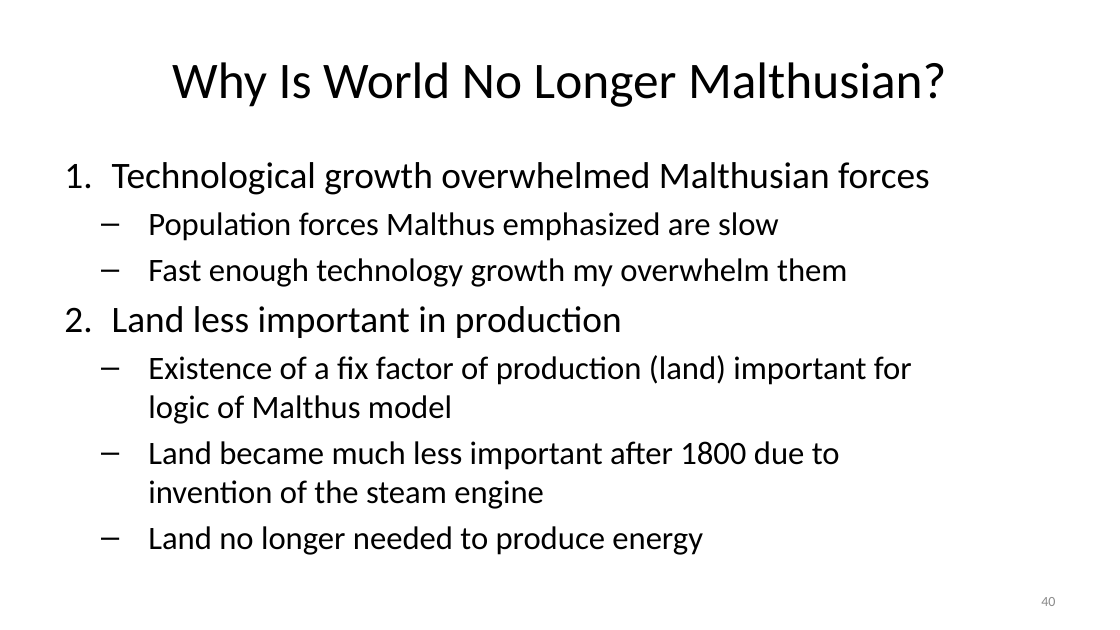
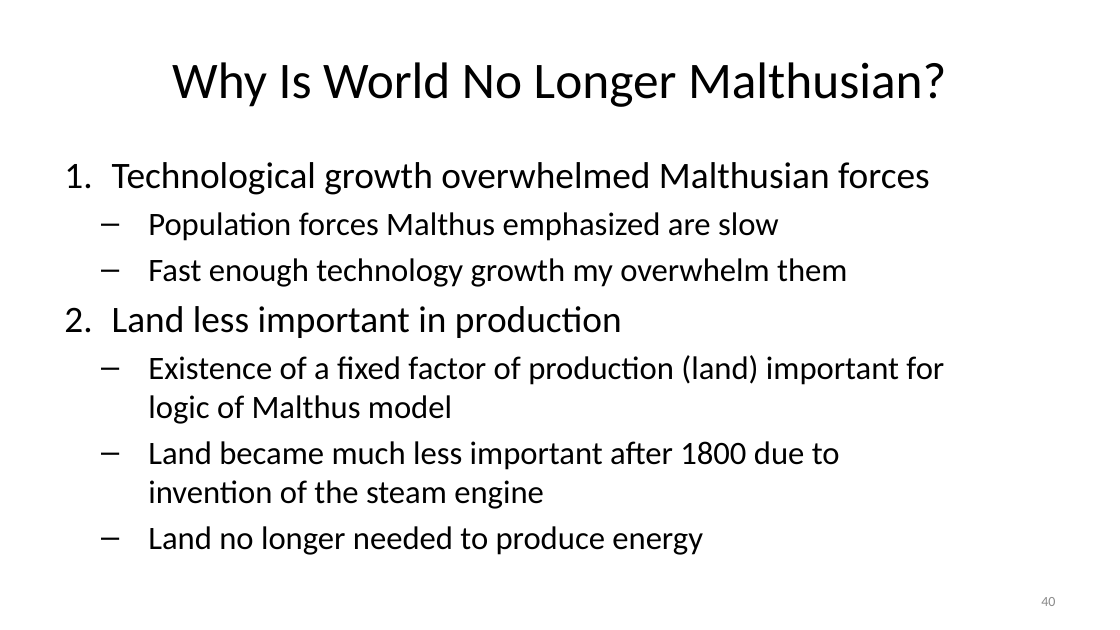
Before and after one commit to jonsteinsson/jonsteinsson.github.io, a slide deck: slide 40 of static/teaching/Lecture06AMalthus.pptx. Drawn at 1120x630 pixels with LibreOffice and Linux fonts; fonts in the diff are those of the drawing. Boxes give left, top, right and bottom in pixels: in the first picture for what was removed or moved away, otherwise in the second. Text is boxed around its words. In the diff, an @@ line names an element or a change of style, - is before the commit and + after.

```diff
--- a/static/teaching/Lecture06AMalthus.pptx
+++ b/static/teaching/Lecture06AMalthus.pptx
@@ text at bbox=[148, 355, 944, 424]: text changed @@
-  – Existence of a fix factor of production (land) important for
-    logic of Malthus model
+  – Existence of a fixed factor of production (land) important for
+    logic of Malthus model
```
Also in this commit, not shown: 1 other slide changed, 17 other files.
